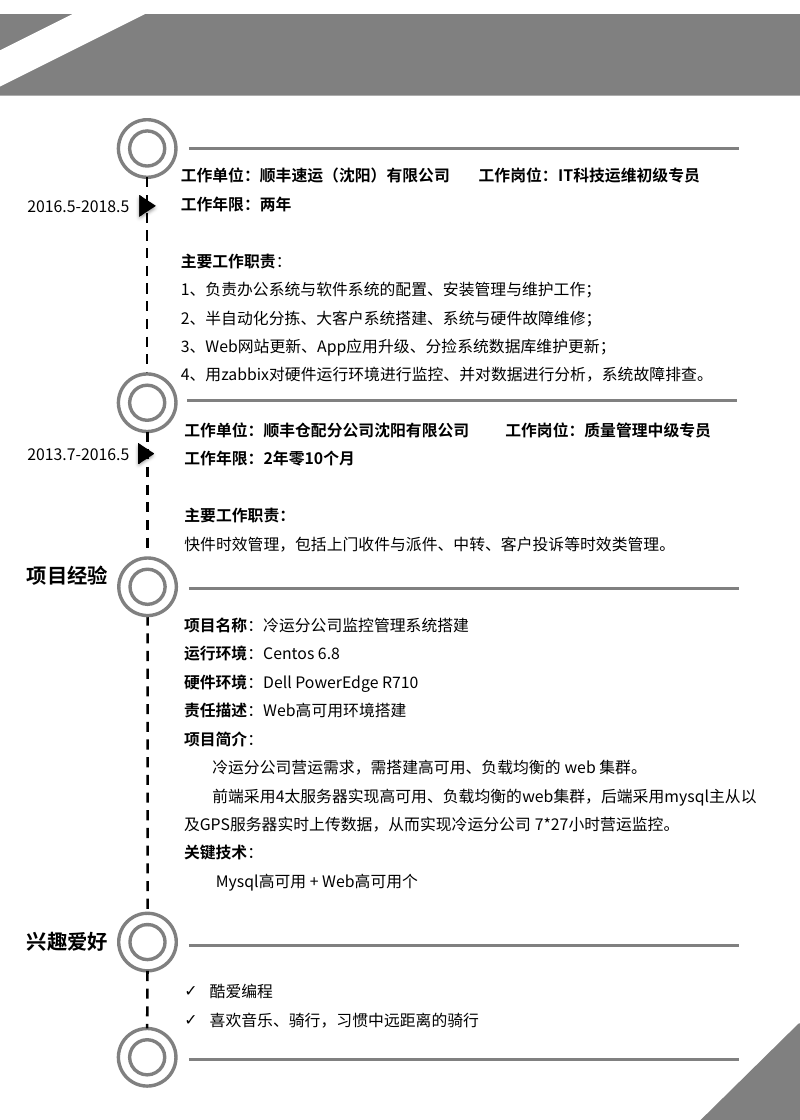
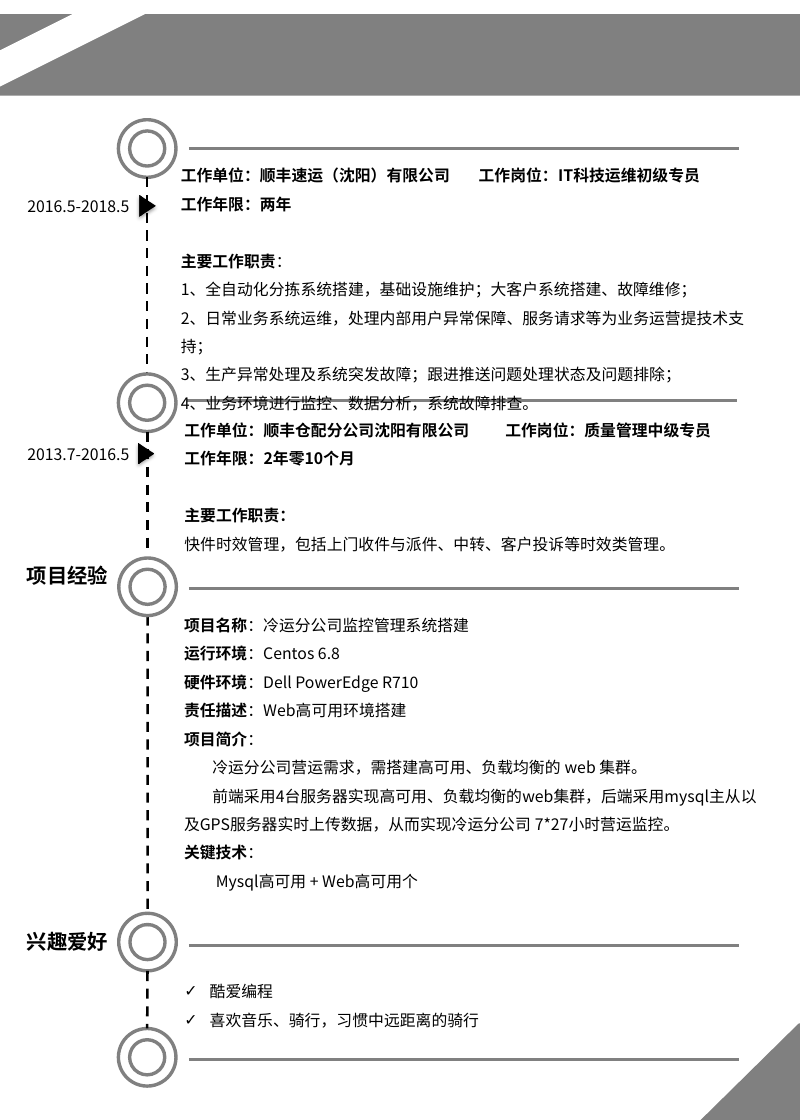
Before and after one commit to FirewoodBloody/Linux, a slide deck: slide 3 of 简历/柴雪新的个人简历-0630.pptx. Drawn at 800x1120 pixels with LibreOffice and Linux fonts; fonts in the diff are those of the drawing. Boxes give left, top, right and bottom in pixels: in the first picture for what was removed or moved away, otherwise in the second. Text is boxed around its words. In the diff, an @@ line names an element or a change of style, - is before the commit and + after.

```diff
--- a/简历/柴雪新的个人简历-0630.pptx
+++ b/简历/柴雪新的个人简历-0630.pptx
@@ text at [181, 253, 744, 411]: text changed @@
-主要工作职责：
-1、负责办公系统与软件系统的配置、安装管理与维护工作；
-2、半自动化分拣、大客户系统搭建、系统与硬件故障维修；
-3、Web网站更新、App应用升级、分捡系统数据库维护更新；
-4、用zabbix对硬件运行环境进行监控、并对数据进行分析，系统故障排查。
+主要工作职责：
+1、全自动化分拣系统搭建，基础设施维护；大客户系统搭建、故障维修；
+2、日常业务系统运维，处理内部用户异常保障、服务请求等为业务运营提技术支持；
+3、生产异常处理及系统突发故障；跟进推送问题处理状态及问题排除；
+4、业务环境进行监控、数据分析，系统故障排查。
@@ text at [184, 788, 756, 832]: text changed @@
-前端采用4太服务器实现高可用、负载均衡的web集群，后端采用mysql主从以及GPS服务器实时上传数据，从而实现冷运分公司 7*27小时营运监控。
+前端采用4台服务器实现高可用、负载均衡的web集群，后端采用mysql主从以及GPS服务器实时上传数据，从而实现冷运分公司 7*27小时营运监控。
```
Also in this commit, not shown: 1 other slide changed, 2 other files.
